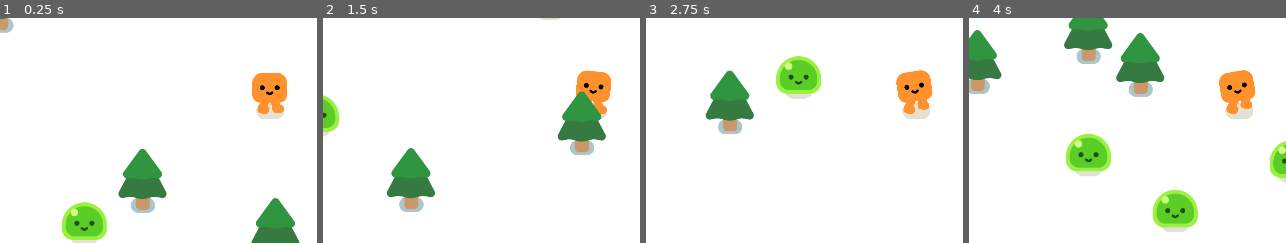
Above: before the commit, frames 1-4 (left to right).
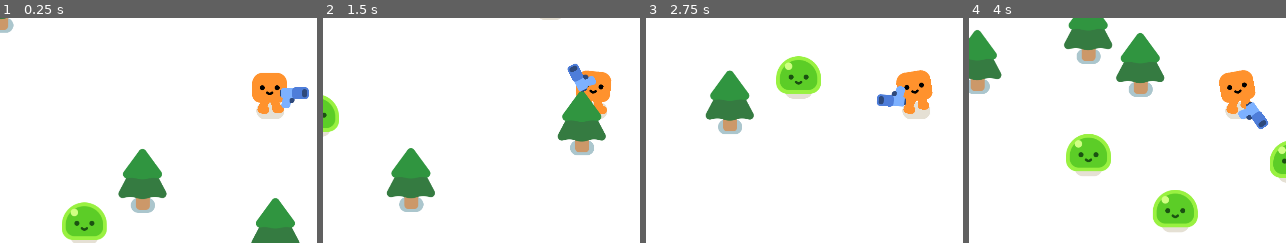
Above: after the commit, the same moments.

Repository: azfaHasan/godot-learning-vampire-survival-game
Game: Godot game, scene res://survivors_game.tscn
Two runs of this game, one before a commit and one after it. Both use one fixed random seed, a clock stepped at 60 frames per second and the inputs below.
Inputs:
- Up to frame 1 (0.25 s): no input
- Up to frame 2 (1.5 s): hold D (move_right) 0.53-1.28 s; hold S (move_down) from 1.28 s (still down)
- Up to frame 3 (2.75 s): release S (move_down) at 2.03 s; hold D (move_right) from 2.03 s (still down)
- Up to frame 4 (4 s): release D (move_right) at 2.78 s; hold W (move_up) 2.78-3.53 s; hold A (move_left) from 3.53 s (still down)
The pictures show only the part of the screen within x 20-70%, y 30-80%; the shares and areas given below are measured in that part.

The runs differ from the first frame. In frame 1, 0.6% of the frame differs, in the area x 88-98%, y 30-40%; in frame 2, 0.6%; in frame 3, 0.6%; in frame 4, 0.6%.

Commit message:
#1
- modify gun to follow nearest enemy global position
- modify layer and mask to make enemies not stacking to each other

Diff:
--- /dev/null
+++ b/gun.gd
@@ -0,0 +1,8 @@
+extends Area2D
+
+func _physics_process(delta: float) -> void:
+	var enemies_in_range = get_overlapping_bodies()
+
+	if enemies_in_range.size() > 0:
+		var target_enemy = enemies_in_range.front()
+		look_at(target_enemy.global_position)
--- a/gun.tscn
+++ b/gun.tscn
@@ -1,11 +1,15 @@
-[gd_scene load_steps=3 format=3 uid="uid://bixsyp1pgpc0w"]
+[gd_scene load_steps=4 format=3 uid="uid://bixsyp1pgpc0w"]
 
+[ext_resource type="Script" uid="uid://p817oirmciqn" path="res://gun.gd" id="1_dk5gl"]
 [ext_resource type="Texture2D" uid="uid://cswb5do8rrj7q" path="res://pistol/pistol.png" id="1_vk1bi"]
 
 [sub_resource type="CircleShape2D" id="CircleShape2D_dk5gl"]
 radius = 390.005
 
 [node name="Gun" type="Area2D"]
+collision_layer = 0
+collision_mask = 2
+script = ExtResource("1_dk5gl")
 
 [node name="CollisionShape2D" type="CollisionShape2D" parent="."]
 shape = SubResource("CircleShape2D_dk5gl")
@@ -13,5 +17,8 @@
 [node name="WeaponPivot" type="Marker2D" parent="."]
 
 [node name="Pistol" type="Sprite2D" parent="WeaponPivot"]
-position = Vector2(101, 0)
+position = Vector2(58, 0)
 texture = ExtResource("1_vk1bi")
+
+[node name="ShootingPoint" type="Marker2D" parent="WeaponPivot/Pistol"]
+position = Vector2(25, -11)
--- a/mob.tscn
+++ b/mob.tscn
@@ -7,6 +7,8 @@
 radius = 49.0
 
 [node name="mob" type="CharacterBody2D"]
+collision_layer = 2
+collision_mask = 3
 script = ExtResource("1_nokgg")
 
 [node name="Slime" parent="." instance=ExtResource("1_dy6sc")]
--- a/player.tscn
+++ b/player.tscn
@@ -1,7 +1,8 @@
-[gd_scene load_steps=4 format=3 uid="uid://po2p13r55kc3"]
+[gd_scene load_steps=5 format=3 uid="uid://po2p13r55kc3"]
 
 [ext_resource type="PackedScene" uid="uid://pbmyh1qru7p" path="res://characters/happy_boo/happy_boo.tscn" id="1_4flbx"]
 [ext_resource type="Script" uid="uid://xs3epfub4tsl" path="res://player.gd" id="1_onrkg"]
+[ext_resource type="PackedScene" uid="uid://bixsyp1pgpc0w" path="res://gun.tscn" id="3_i3pqv"]
 
 [sub_resource type="CircleShape2D" id="CircleShape2D_onrkg"]
 radius = 30.0167
@@ -16,3 +17,6 @@
 shape = SubResource("CircleShape2D_onrkg")
 
 [node name="Camera2D" type="Camera2D" parent="."]
+
+[node name="Gun" parent="." instance=ExtResource("3_i3pqv")]
+position = Vector2(0, -22)
Not shown, added: gun.gd.uid
